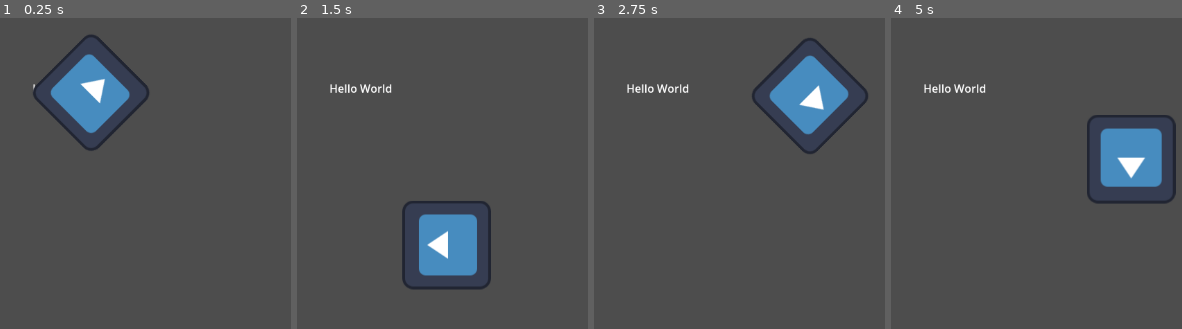
Above: before the commit, frames 1-4 (left to right).
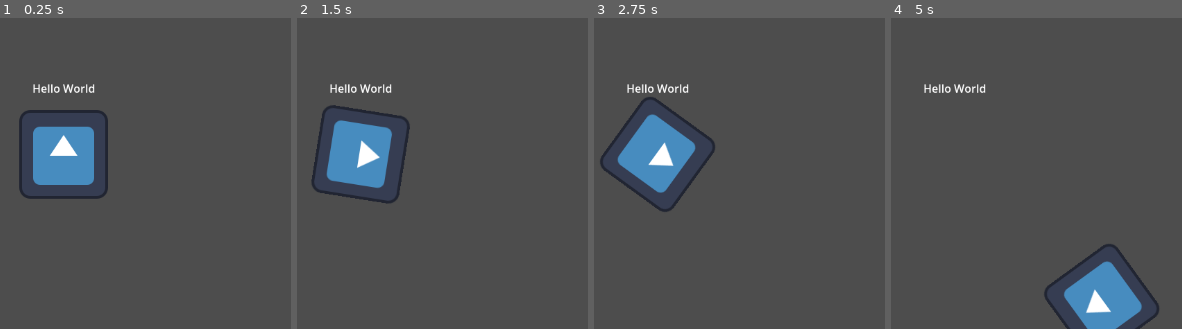
Above: after the commit, the same moments.

Repository: Final-Parsec/office-sim
Game: Godot game, scene res://label.tscn
The game is run twice, just before and just after one commit, with the same random seed, the same clock (stepped at 60 frames per second) and the same inputs. The engine's default icon, where the game draws it, is replaced by a stand-in: a white triangle on a blue panel in a dark square.
Inputs:
- Up to frame 1 (0.25 s): no input
- Up to frame 2 (1.5 s): hold Right (ui_right) 0.53-1.28 s; hold Left (ui_left) from 1.28 s (still down)
- Up to frame 3 (2.75 s): release Left (ui_left) at 2.03 s; hold Right (ui_right) from 2.03 s (still down)
- Up to frame 4 (5 s): release Right (ui_right) at 2.78 s; hold Up (ui_up) 2.78-3.53 s; hold Left (ui_left) from 3.53 s (still down)

The runs differ from the first frame. In frame 1, 9.8% of the frame differs, in the area x 6-52%, y 5-59%; in frame 2, 10%; in frame 3, 10%, in the area x 2-95%, y 6-63%; in frame 4, 9.9%.

Commit message:
control rotation and position with input

Diff:
--- a/game/sprite_2d.gd
+++ b/game/sprite_2d.gd
@@ -4,7 +4,15 @@
 var angular_speed = PI
 
 func _process(delta: float):
-	rotation += angular_speed * delta
+	var direction = 0
+	if Input.is_action_pressed("ui_left"):
+		direction = -1
+	if Input.is_action_pressed("ui_right"):
+		direction = 1
 
-	var velocity = Vector2.UP.rotated(rotation) * speed
+	rotation += angular_speed * delta * direction
+
+	var velocity = Vector2.ZERO
+	if Input.is_action_pressed("ui_up"):
+		velocity = Vector2.UP.rotated(rotation) * speed
 	position += velocity * delta
